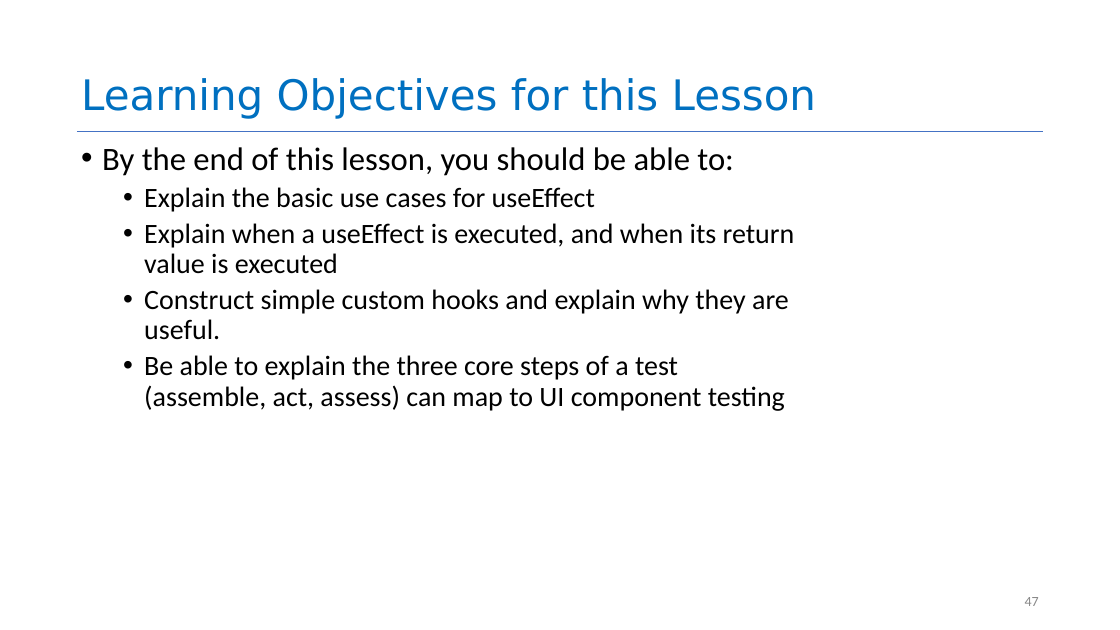
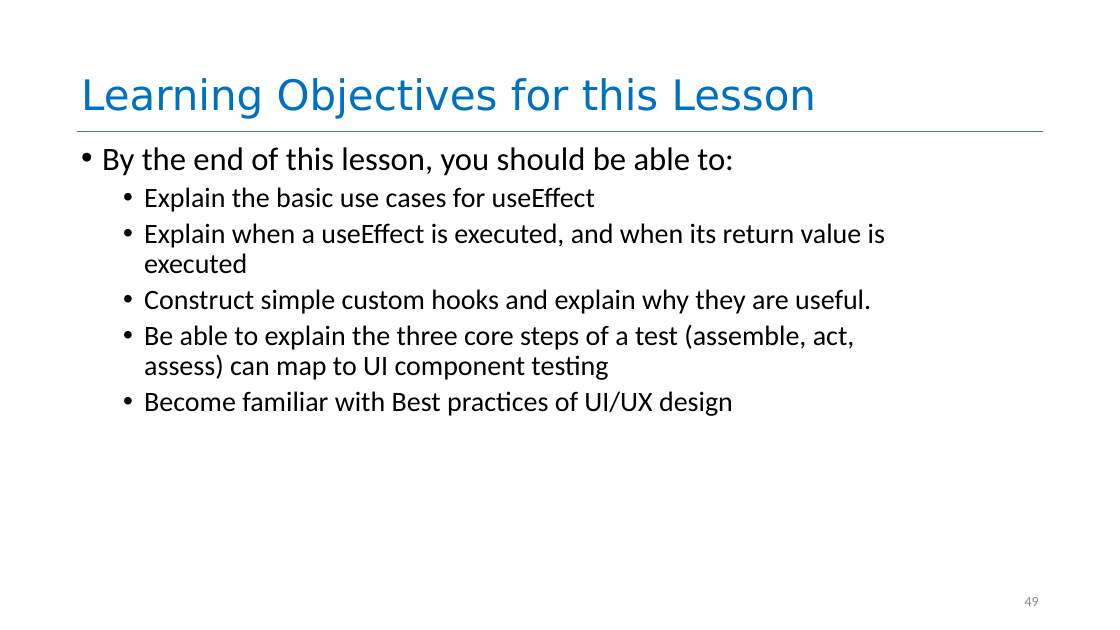
Before and after one commit to neu-se/CS4530-Summer-2026, a slide deck: slide 49 of Slides/Module 06 React Hooks.pptx (slide 47 before the commit). Drawn at 1120x630 pixels with LibreOffice and Linux fonts; fonts in the diff are those of the drawing. Boxes give left, top, right and bottom in pixels: in the first picture for what was removed or moved away, otherwise in the second. Text is boxed around its words. In the diff, an @@ line names an element or a change of style, - is before the commit and + after.

Commit message:
ui/ux best practices

```diff
--- a/Slides/Module 06 React Hooks.pptx
+++ b/Slides/Module 06 React Hooks.pptx
@@ text at <box>144,391,733,416</box>: paragraph added @@
+  • Become familiar with Best practices of UI/UX design
@@ page number at <box>1025,597,1039,606</box>: text changed @@
-47
+49
```
Also in this commit, not shown: 1 other slide changed, 2 slides added, 1 other file.
